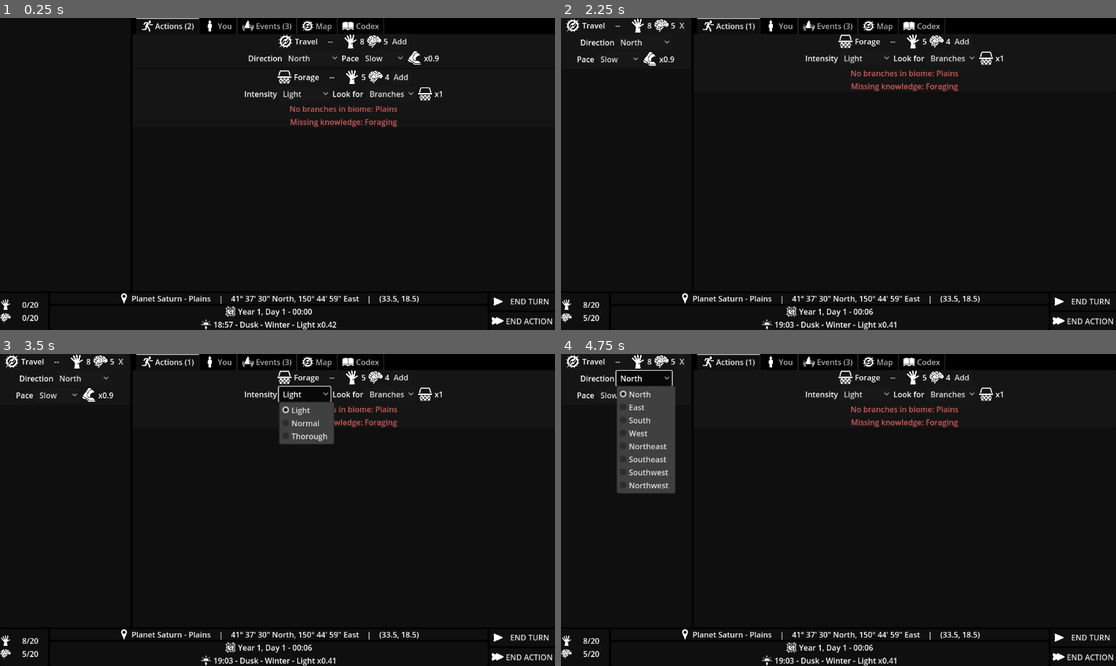
Above: before the commit, frames 1-4 (two rows, left to right).
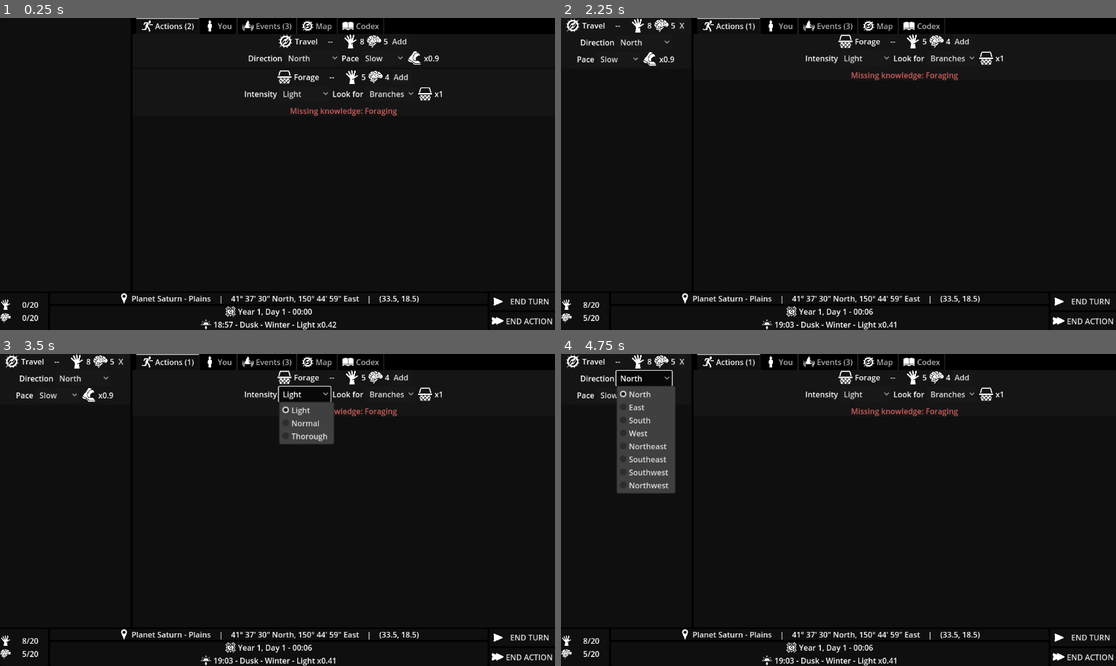
Above: after the commit, the same moments.

Repository: Turnovus/Space-Adventure-RPG
Game: Godot game, scene res://main.tscn
Two runs of this game, one before a commit and one after it. Both use one fixed random seed, a clock stepped at 60 frames per second and the inputs below.
Inputs:
- Up to frame 1 (0.25 s): no input
- Up to frame 2 (2.25 s): click "END TURN" at 0.5 s; click "END ACTION" at 1.25 s; click "Add" at 2 s
- Up to frame 3 (3.5 s): click "Light" at 2.75 s
- Up to frame 4 (4.75 s): click "Branches" at 3.5 s; click "North" at 4.25 s

The runs differ from the first frame. In frame 1, 0.5% of the frame differs, in the area x 52-72%, y 28-35%; in frame 2, 0.6%, in the area x 52-72%, y 16-24%; in frame 3, 0.3%; in frame 4, 0.6%.

Commit message:
Foraging patch
Add rock foraging.
Biomes now share BiomeForage resources, instead of each having their own local resources.

Diff:
--- /dev/null
+++ b/Alpha/assets/textures/object/rock.svg
@@ -0,0 +1 @@
+<svg xmlns="http://www.w3.org/2000/svg" viewBox="0 0 512 512"><path fill="#fff" d="M228.813 23L68.75 72.28 39.5 182.095l47.53-21.22 10.44-4.655 2.5 11.155 8.75 39.125 6.405 28.53-21.75-19.53-15.72-14.125-28.218 32.344 140.657 136 9.656-40.69 7.53-31.874 10.407 31.063 54.72 163.592L432.343 465.5l45.75-202.938-84.563-148.718L228.814 23zm-57.688 49.875l-27.813 39.906-3.25 73.44-27.187-88.94 58.25-24.405zm17.844 93.406l113.124 155.25L407 355.407l-107.375-.844-110.656-128v-60.28zM79.312 330.25l140.125 153.125-5.563-65.875-134.563-87.25z"/></svg>
--- a/Alpha/data/biomes/definitions/midland/cold/boreal.tres
+++ b/Alpha/data/biomes/definitions/midland/cold/boreal.tres
@@ -1,17 +1,12 @@
-[gd_resource type="Resource" script_class="Biome" load_steps=5 format=3 uid="uid://cx03h6towx10g"]
+[gd_resource type="Resource" script_class="Biome" load_steps=4 format=3 uid="uid://cx03h6towx10g"]
 
-[ext_resource type="Resource" uid="uid://dst2web5610k7" path="res://data/biomes/foraging/definitions/branches.tres" id="1_0nowd"]
+[ext_resource type="Resource" uid="uid://6vervnl1m20a" path="res://data/biomes/foraging/definitions/biome_templates/branches/branches_average.tres" id="1_f7yir"]
 [ext_resource type="Script" path="res://data/biomes/biome.gd" id="1_xfw6m"]
-[ext_resource type="Script" path="res://data/biomes/foraging/biome_forage.gd" id="2_u0pxg"]
-
-[sub_resource type="Resource" id="Resource_tstfc"]
-script = ExtResource("2_u0pxg")
-forage_group = ExtResource("1_0nowd")
-richness_factor = 1.0
+[ext_resource type="Resource" uid="uid://bxbrr3mv8uw45" path="res://data/biomes/foraging/definitions/biome_templates/rocks/rocks_average.tres" id="2_ay66l"]
 
 [resource]
 script = ExtResource("1_xfw6m")
 label = "boreal forest"
 map_color = Color(0.391755, 0.445205, 0.203177, 1)
 allow_spawn = true
-forage_groups = Array[ExtResource("2_u0pxg")]([SubResource("Resource_tstfc")])
+forage_groups = Array[Resource("res://data/biomes/foraging/biome_forage.gd")]([ExtResource("1_f7yir"), ExtResource("2_ay66l")])
--- a/Alpha/data/biomes/definitions/midland/cold/tundra.tres
+++ b/Alpha/data/biomes/definitions/midland/cold/tundra.tres
@@ -1,5 +1,6 @@
-[gd_resource type="Resource" script_class="Biome" load_steps=2 format=3 uid="uid://bqpovymtub0lu"]
+[gd_resource type="Resource" script_class="Biome" load_steps=3 format=3 uid="uid://bqpovymtub0lu"]
 
+[ext_resource type="Resource" uid="uid://bxbrr3mv8uw45" path="res://data/biomes/foraging/definitions/biome_templates/rocks/rocks_average.tres" id="1_clb87"]
 [ext_resource type="Script" path="res://data/biomes/biome.gd" id="1_yslie"]
 
 [resource]
@@ -7,3 +8,4 @@
 label = "tundra"
 map_color = Color(0.670549, 0.689592, 0.830122, 1)
 allow_spawn = false
+forage_groups = Array[Resource("res://data/biomes/foraging/biome_forage.gd")]([ExtResource("1_clb87")])
--- a/Alpha/data/biomes/definitions/midland/hot/desert.tres
+++ b/Alpha/data/biomes/definitions/midland/hot/desert.tres
@@ -1,5 +1,6 @@
-[gd_resource type="Resource" script_class="Biome" load_steps=2 format=3 uid="uid://cehb1htlkq22h"]
+[gd_resource type="Resource" script_class="Biome" load_steps=3 format=3 uid="uid://cehb1htlkq22h"]
 
+[ext_resource type="Resource" uid="uid://bxbrr3mv8uw45" path="res://data/biomes/foraging/definitions/biome_templates/rocks/rocks_average.tres" id="1_if82s"]
 [ext_resource type="Script" path="res://data/biomes/biome.gd" id="1_xlu27"]
 
 [resource]
@@ -7,3 +8,4 @@
 label = "desert"
 map_color = Color(1, 0.847059, 0, 1)
 allow_spawn = false
+forage_groups = Array[Resource("res://data/biomes/foraging/biome_forage.gd")]([ExtResource("1_if82s")])
--- a/Alpha/data/biomes/definitions/midland/hot/jungle.tres
+++ b/Alpha/data/biomes/definitions/midland/hot/jungle.tres
@@ -1,17 +1,12 @@
-[gd_resource type="Resource" script_class="Biome" load_steps=5 format=3 uid="uid://cylbm4a1dxp1f"]
+[gd_resource type="Resource" script_class="Biome" load_steps=4 format=3 uid="uid://cylbm4a1dxp1f"]
 
 [ext_resource type="Script" path="res://data/biomes/biome.gd" id="1_1h4o8"]
-[ext_resource type="Resource" uid="uid://dst2web5610k7" path="res://data/biomes/foraging/definitions/branches.tres" id="1_o2ooj"]
-[ext_resource type="Script" path="res://data/biomes/foraging/biome_forage.gd" id="2_ab13h"]
-
-[sub_resource type="Resource" id="Resource_nd7q5"]
-script = ExtResource("2_ab13h")
-forage_group = ExtResource("1_o2ooj")
-richness_factor = 1.0
+[ext_resource type="Resource" uid="uid://6vervnl1m20a" path="res://data/biomes/foraging/definitions/biome_templates/branches/branches_average.tres" id="1_y0sbv"]
+[ext_resource type="Resource" uid="uid://bxbrr3mv8uw45" path="res://data/biomes/foraging/definitions/biome_templates/rocks/rocks_average.tres" id="2_8vlvk"]
 
 [resource]
 script = ExtResource("1_1h4o8")
 label = "jungle"
 map_color = Color(0.329412, 0.807843, 0.239216, 1)
 allow_spawn = true
-forage_groups = Array[ExtResource("2_ab13h")]([SubResource("Resource_nd7q5")])
+forage_groups = Array[Resource("res://data/biomes/foraging/biome_forage.gd")]([ExtResource("1_y0sbv"), ExtResource("2_8vlvk")])
--- a/Alpha/data/biomes/definitions/midland/hot/savanna.tres
+++ b/Alpha/data/biomes/definitions/midland/hot/savanna.tres
@@ -1,9 +1,12 @@
-[gd_resource type="Resource" script_class="Biome" load_steps=2 format=3 uid="uid://becakt32bxos5"]
+[gd_resource type="Resource" script_class="Biome" load_steps=4 format=3 uid="uid://becakt32bxos5"]
 
 [ext_resource type="Script" path="res://data/biomes/biome.gd" id="1_2h3jw"]
+[ext_resource type="Resource" uid="uid://b4e26ryg12c3k" path="res://data/biomes/foraging/definitions/biome_templates/branches/branches_desolate.tres" id="1_2nv7h"]
+[ext_resource type="Resource" uid="uid://bxbrr3mv8uw45" path="res://data/biomes/foraging/definitions/biome_templates/rocks/rocks_average.tres" id="2_6xgla"]
 
 [resource]
 script = ExtResource("1_2h3jw")
 label = "savanna"
 map_color = Color(0.886275, 0.729412, 0.517647, 1)
 allow_spawn = true
+forage_groups = Array[Resource("res://data/biomes/foraging/biome_forage.gd")]([ExtResource("1_2nv7h"), ExtResource("2_6xgla")])
--- a/Alpha/data/biomes/definitions/midland/mild/forest.tres
+++ b/Alpha/data/biomes/definitions/midland/mild/forest.tres
@@ -1,17 +1,12 @@
-[gd_resource type="Resource" script_class="Biome" load_steps=5 format=3 uid="uid://bwbui5imh75nt"]
+[gd_resource type="Resource" script_class="Biome" load_steps=4 format=3 uid="uid://bwbui5imh75nt"]
 
 [ext_resource type="Script" path="res://data/biomes/biome.gd" id="1_cbg24"]
-[ext_resource type="Resource" uid="uid://dst2web5610k7" path="res://data/biomes/foraging/definitions/branches.tres" id="1_gp6ma"]
-[ext_resource type="Script" path="res://data/biomes/foraging/biome_forage.gd" id="2_xepxa"]
-
-[sub_resource type="Resource" id="Resource_75qjj"]
-script = ExtResource("2_xepxa")
-forage_group = ExtResource("1_gp6ma")
-richness_factor = 1.0
+[ext_resource type="Resource" uid="uid://6vervnl1m20a" path="res://data/biomes/foraging/definitions/biome_templates/branches/branches_average.tres" id="1_peybq"]
+[ext_resource type="Resource" uid="uid://bxbrr3mv8uw45" path="res://data/biomes/foraging/definitions/biome_templates/rocks/rocks_average.tres" id="2_1mkdu"]
 
 [resource]
 script = ExtResource("1_cbg24")
 label = "forest"
 map_color = Color(0, 0.419608, 0, 1)
 allow_spawn = true
-forage_groups = Array[ExtResource("2_xepxa")]([SubResource("Resource_75qjj")])
+forage_groups = Array[Resource("res://data/biomes/foraging/biome_forage.gd")]([ExtResource("1_peybq"), ExtResource("2_1mkdu")])
--- a/Alpha/data/biomes/definitions/midland/mild/plains.tres
+++ b/Alpha/data/biomes/definitions/midland/mild/plains.tres
@@ -1,9 +1,12 @@
-[gd_resource type="Resource" script_class="Biome" load_steps=2 format=3 uid="uid://b7hgw3575l14p"]
+[gd_resource type="Resource" script_class="Biome" load_steps=4 format=3 uid="uid://b7hgw3575l14p"]
 
+[ext_resource type="Resource" uid="uid://bjyp4idnb3ej1" path="res://data/biomes/foraging/definitions/biome_templates/branches/branches_barren.tres" id="1_cpliw"]
 [ext_resource type="Script" path="res://data/biomes/biome.gd" id="1_dn41k"]
+[ext_resource type="Resource" uid="uid://bxbrr3mv8uw45" path="res://data/biomes/foraging/definitions/biome_templates/rocks/rocks_average.tres" id="2_stgpp"]
 
 [resource]
 script = ExtResource("1_dn41k")
 label = "plains"
 map_color = Color(0, 0.6, 0, 1)
 allow_spawn = true
+forage_groups = Array[Resource("res://data/biomes/foraging/biome_forage.gd")]([ExtResource("1_cpliw"), ExtResource("2_stgpp")])
--- a/Alpha/data/biomes/definitions/mountain.tres
+++ b/Alpha/data/biomes/definitions/mountain.tres
@@ -1,9 +1,11 @@
-[gd_resource type="Resource" script_class="Biome" load_steps=2 format=3 uid="uid://rxmfk52ah36u"]
+[gd_resource type="Resource" script_class="Biome" load_steps=3 format=3 uid="uid://rxmfk52ah36u"]
 
 [ext_resource type="Script" path="res://data/biomes/biome.gd" id="1_gvpxh"]
+[ext_resource type="Resource" uid="uid://pbvl7vo8gx2m" path="res://data/biomes/foraging/definitions/biome_templates/rocks/rocks_rich.tres" id="1_ql4hl"]
 
 [resource]
 script = ExtResource("1_gvpxh")
 label = "mountains"
 map_color = Color(0.414704, 0.414704, 0.414704, 1)
 allow_spawn = false
+forage_groups = Array[Resource("res://data/biomes/foraging/biome_forage.gd")]([ExtResource("1_ql4hl")])
--- /dev/null
+++ b/Alpha/data/biomes/foraging/definitions/biome_templates/branches/branches_average.tres
@@ -0,0 +1,9 @@
+[gd_resource type="Resource" script_class="BiomeForage" load_steps=3 format=3 uid="uid://6vervnl1m20a"]
+
+[ext_resource type="Resource" uid="uid://dst2web5610k7" path="res://data/biomes/foraging/definitions/branches.tres" id="1_o0041"]
+[ext_resource type="Script" path="res://data/biomes/foraging/biome_forage.gd" id="1_vr1w6"]
+
+[resource]
+script = ExtResource("1_vr1w6")
+forage_group = ExtResource("1_o0041")
+richness_factor = 1.0
--- /dev/null
+++ b/Alpha/data/biomes/foraging/definitions/biome_templates/branches/branches_barren.tres
@@ -0,0 +1,9 @@
+[gd_resource type="Resource" script_class="BiomeForage" load_steps=3 format=3 uid="uid://bjyp4idnb3ej1"]
+
+[ext_resource type="Resource" uid="uid://dst2web5610k7" path="res://data/biomes/foraging/definitions/branches.tres" id="1_34xyh"]
+[ext_resource type="Script" path="res://data/biomes/foraging/biome_forage.gd" id="1_v8521"]
+
+[resource]
+script = ExtResource("1_v8521")
+forage_group = ExtResource("1_34xyh")
+richness_factor = 0.25
--- /dev/null
+++ b/Alpha/data/biomes/foraging/definitions/biome_templates/branches/branches_desolate.tres
@@ -0,0 +1,9 @@
+[gd_resource type="Resource" script_class="BiomeForage" load_steps=3 format=3 uid="uid://b4e26ryg12c3k"]
+
+[ext_resource type="Script" path="res://data/biomes/foraging/biome_forage.gd" id="1_g48tw"]
+[ext_resource type="Resource" uid="uid://dst2web5610k7" path="res://data/biomes/foraging/definitions/branches.tres" id="1_mb0sx"]
+
+[resource]
+script = ExtResource("1_g48tw")
+forage_group = ExtResource("1_mb0sx")
+richness_factor = 0.125
--- /dev/null
+++ b/Alpha/data/biomes/foraging/definitions/biome_templates/rocks/rocks_average.tres
@@ -0,0 +1,9 @@
+[gd_resource type="Resource" script_class="BiomeForage" load_steps=3 format=3 uid="uid://bxbrr3mv8uw45"]
+
+[ext_resource type="Script" path="res://data/biomes/foraging/biome_forage.gd" id="1_74r8r"]
+[ext_resource type="Resource" uid="uid://cydmxcrckm3nx" path="res://data/biomes/foraging/definitions/rocks.tres" id="1_kyg1y"]
+
+[resource]
+script = ExtResource("1_74r8r")
+forage_group = ExtResource("1_kyg1y")
+richness_factor = 1.0
--- /dev/null
+++ b/Alpha/data/biomes/foraging/definitions/biome_templates/rocks/rocks_rich.tres
@@ -0,0 +1,9 @@
+[gd_resource type="Resource" script_class="BiomeForage" load_steps=3 format=3 uid="uid://pbvl7vo8gx2m"]
+
+[ext_resource type="Resource" uid="uid://cydmxcrckm3nx" path="res://data/biomes/foraging/definitions/rocks.tres" id="1_5qpqw"]
+[ext_resource type="Script" path="res://data/biomes/foraging/biome_forage.gd" id="1_ku3ml"]
+
+[resource]
+script = ExtResource("1_ku3ml")
+forage_group = ExtResource("1_5qpqw")
+richness_factor = 1.5
--- /dev/null
+++ b/Alpha/data/biomes/foraging/definitions/rocks.tres
@@ -0,0 +1,14 @@
+[gd_resource type="Resource" script_class="ForageGroup" load_steps=3 format=3 uid="uid://cydmxcrckm3nx"]
+
+[ext_resource type="Script" path="res://data/biomes/foraging/forage_group.gd" id="1_8puk2"]
+[ext_resource type="PackedScene" uid="uid://c3krj0k3m8kqc" path="res://galaxy/entities/items/foraged/rock.tscn" id="1_qp2h1"]
+
+[resource]
+script = ExtResource("1_8puk2")
+label = "rocks"
+min_natural_richness = 0.0
+max_natural_richness = 1.0
+replenish_turns = 1
+winter_replenish_factor = 1.0
+depletion_per_forage = 0.0
+items = Array[PackedScene]([ExtResource("1_qp2h1")])
--- a/Alpha/galaxy/entities/celestial/planet/actions/forage_planet.tscn
+++ b/Alpha/galaxy/entities/celestial/planet/actions/forage_planet.tscn
@@ -15,6 +15,7 @@
 [ext_resource type="PackedScene" uid="uid://cmfby7mu2h274" path="res://actions/components/activity/forage/view/action_component_forage_view.tscn" id="8_m7myp"]
 [ext_resource type="Script" path="res://actions/components/point_cost/action_point_cost_fraction.gd" id="8_oucxd"]
 [ext_resource type="Resource" uid="uid://1ug3rxjolna" path="res://data/events/definitions/event_foraging_find.tres" id="11_tvqci"]
+[ext_resource type="Resource" uid="uid://cydmxcrckm3nx" path="res://data/biomes/foraging/definitions/rocks.tres" id="13_vdbvb"]
 [ext_resource type="Script" path="res://actions/components/potency/action_potency_skill/action_potency_skill.gd" id="15_t1syk"]
 [ext_resource type="PackedScene" uid="uid://bmm6ausb5bk" path="res://actions/components/potency/action_potency_skill/view/potency_skill_view.tscn" id="16_t50o5"]
 
@@ -88,6 +89,19 @@
 view_component = ExtResource("8_m7myp")
 view_component_rank = 1
 
+[node name="Rocks" type="Node" parent="ForageType"]
+script = ExtResource("7_06c40")
+label = "Rocks"
+
+[node name="ActionComponentForage" type="Node" parent="ForageType/Rocks"]
+script = ExtResource("6_aaupt")
+forage_group = ExtResource("13_vdbvb")
+success_skill = ExtResource("8_cc1os")
+success_experience = 5.0
+success_event = ExtResource("11_tvqci")
+view_component = ExtResource("8_m7myp")
+view_component_rank = 1
+
 [node name="ActionComponentKnowledge" type="Node" parent="."]
 script = ExtResource("2_nxvad")
 required_knowledge = ExtResource("3_7dbuy")
--- /dev/null
+++ b/Alpha/galaxy/entities/items/foraged/rock.tscn
@@ -0,0 +1,9 @@
+[gd_scene load_steps=3 format=3 uid="uid://c3krj0k3m8kqc"]
+
+[ext_resource type="Script" path="res://galaxy/entities/items/item.gd" id="1_57rmp"]
+[ext_resource type="Texture2D" uid="uid://dgc3qodyv2wxa" path="res://assets/textures/object/rock.svg" id="2_2vwqt"]
+
+[node name="Rock" type="Node"]
+script = ExtResource("1_57rmp")
+icon = ExtResource("2_2vwqt")
+label = "rock"
Not shown, added: Alpha/assets/textures/object/rock.svg.import
Not shown: 1 places in Alpha/galaxy/entities/celestial/planet/actions/forage_planet.tscn that only renumber resources
